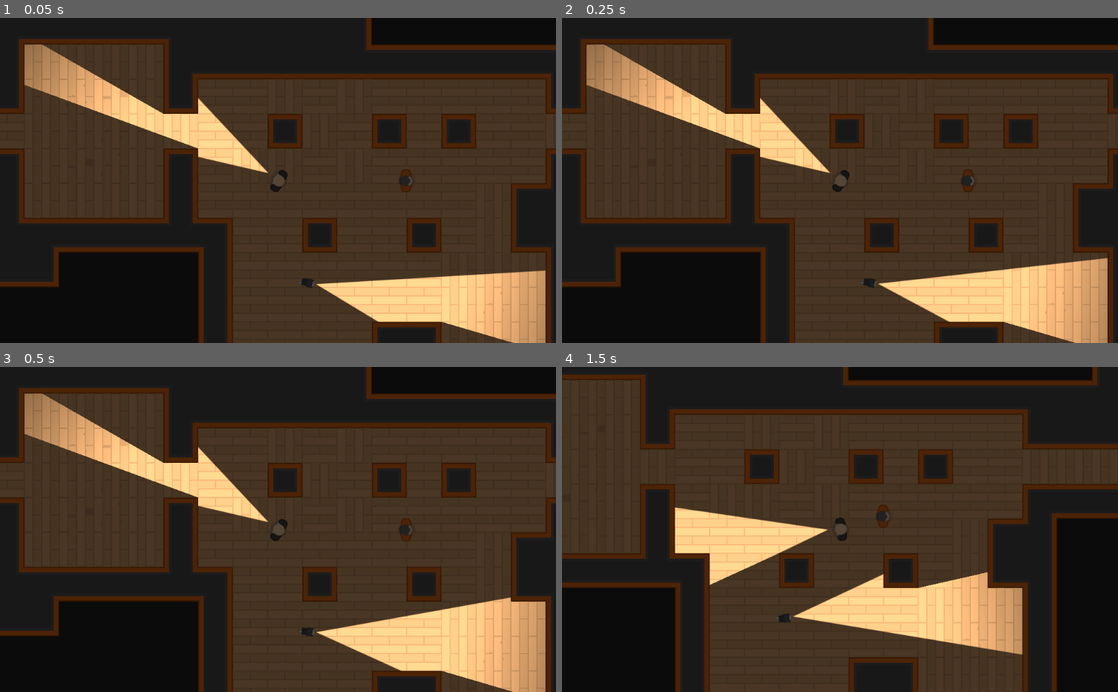
Above: before the commit, frames 1-4 (two rows, left to right).
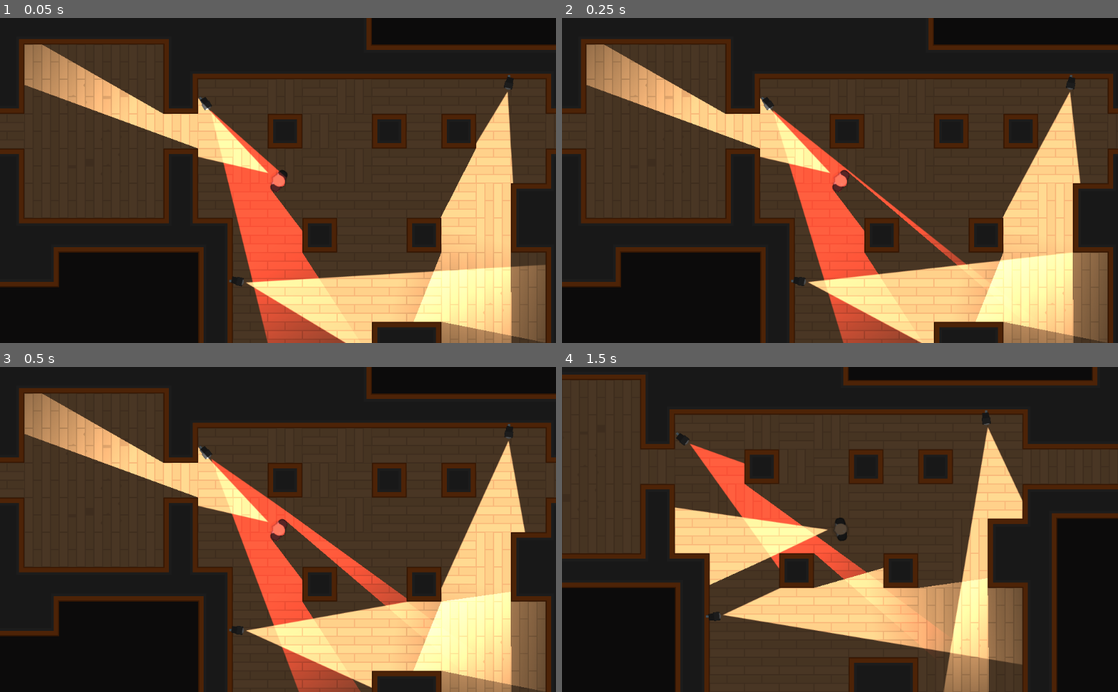
Above: after the commit, the same moments.

Repository: davidvgus/Heistmeisters
Game: Godot game, scene res://Levels/TemplateLevel.tscn
Same seed, same stepped clock (60 frames per second), same inputs: the game is played once before the commit and once after it.
Inputs (mouse positions are in pixels of both pictures, inside the frame that each line leads up to):
- Up to frame 1 (0.05 s): no input
- Up to frame 2 (0.25 s): no input
- Up to frame 3 (0.5 s): no input
- Up to frame 4 (1.5 s): move the mouse to (962, 513) at 0.52 s; hold D (move_right) 0.53-1.28 s; tap Q (toggle_torch) at 0.6, 1.35 s; move the mouse to (728, 545) at 1.27 s; hold S (move_down) from 1.28 s (still down)

The runs differ from the first frame. In frame 1, 18% of the frame differs, in the area x 35-99%, y 17-100%; in frame 2, 18%; in frame 3, 18%; in frame 4, 13%.

Commit message:
added some cameras

Diff:
--- a/Levels/TemplateLevel.tscn
+++ b/Levels/TemplateLevel.tscn
@@ -1,9 +1,8 @@
-[gd_scene load_steps=5 format=2]
+[gd_scene load_steps=4 format=2]
 
 [ext_resource path="res://Tiles/Tiles.tres" type="TileSet" id=1]
 [ext_resource path="res://Characters/Player.tscn" type="PackedScene" id=2]
-[ext_resource path="res://Characters/TemplateCharacter.tscn" type="PackedScene" id=3]
-[ext_resource path="res://Characters/NPCs/Camera.tscn" type="PackedScene" id=4]
+[ext_resource path="res://Characters/NPCs/Camera.tscn" type="PackedScene" id=3]
 
 [node name="TemplateLevel" type="Node2D"]
 
@@ -21,8 +20,15 @@
 [node name="CanvasModulate" type="CanvasModulate" parent="."]
 color = Color( 0.333333, 0.333333, 0.333333, 1 )
 
-[node name="TemplateCharacter" parent="." instance=ExtResource( 3 )]
-position = Vector2( 513.01, 955.532 )
+[node name="Cameras" type="Node" parent="."]
 
-[node name="Camera" parent="." instance=ExtResource( 4 )]
-position = Vector2( 320.519, 1143.83 )
+[node name="Camera" parent="Cameras" instance=ExtResource( 3 )]
+position = Vector2( 191.153, 1140.84 )
+
+[node name="Camera2" parent="Cameras" instance=ExtResource( 3 )]
+position = Vector2( 700.875, 766.206 )
+rotation = 1.5708
+
+[node name="Camera3" parent="Cameras" instance=ExtResource( 3 )]
+position = Vector2( 135.426, 806.483 )
+rotation = 0.785398
